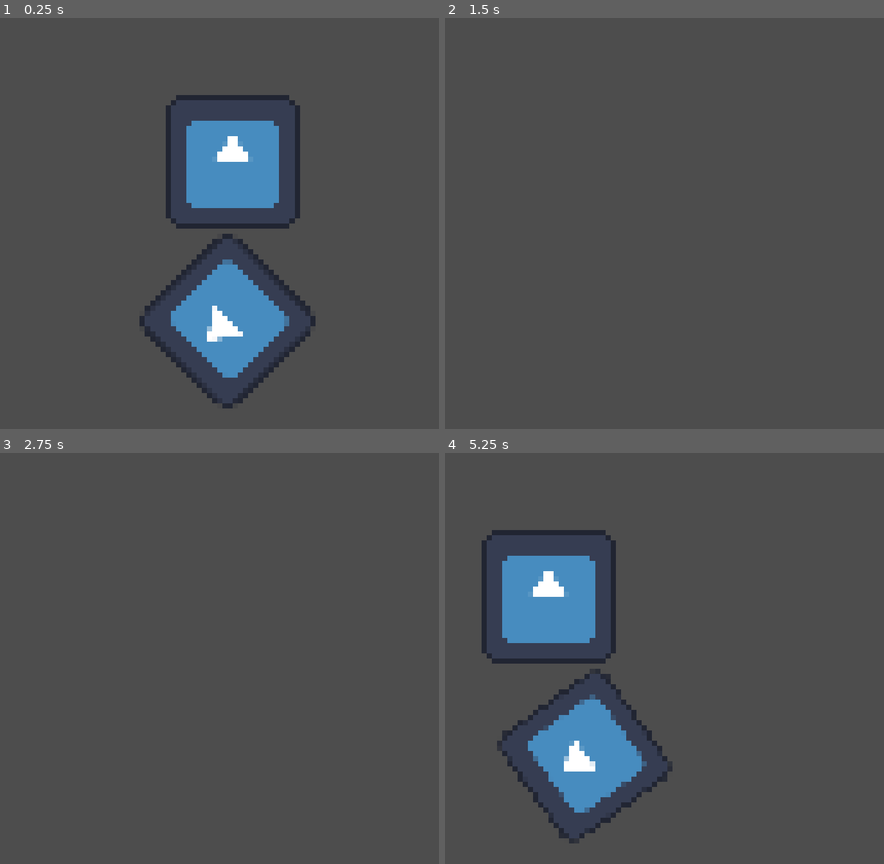
Above: before the commit, frames 1-4 (two rows, left to right).
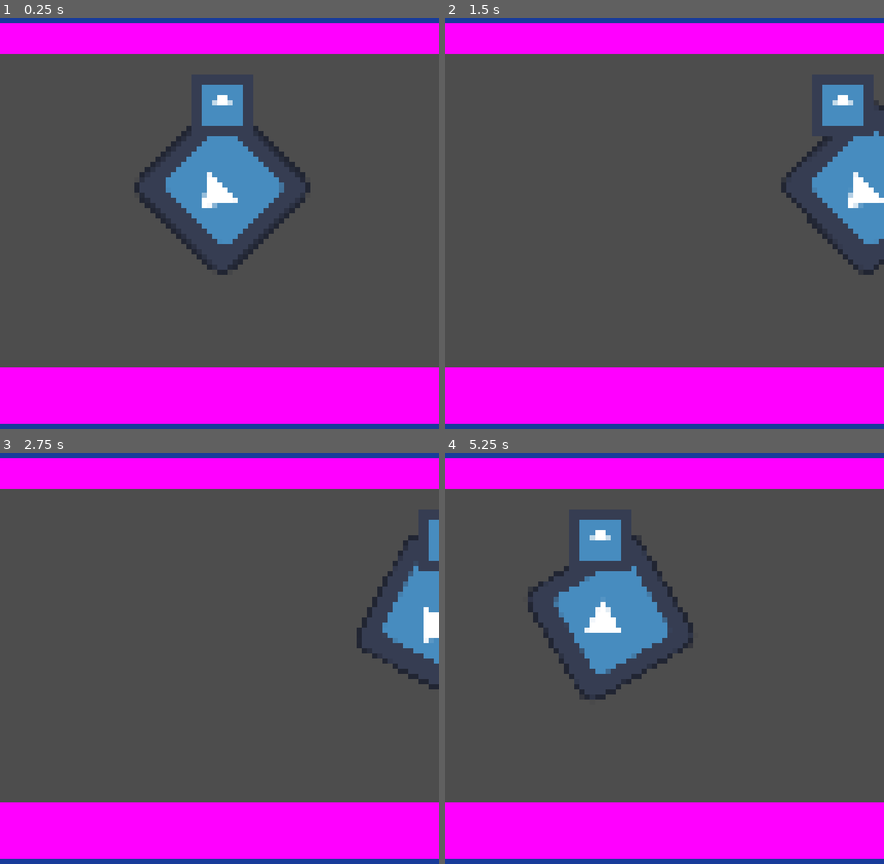
Above: after the commit, the same moments.

Repository: ThisIsL3TUM/Global-Gay-Jam-2025
Game: Godot game, scene res://mainScene.tscn
Same seed, same stepped clock (60 frames per second), same inputs: the game is played once before the commit and once after it. Before the commit the project starts from res://physics.tscn. The engine's default icon, where the game draws it, is replaced by a stand-in: a white triangle on a blue panel in a dark square.
Inputs:
- Up to frame 1 (0.25 s): no input
- Up to frame 2 (1.5 s): tap Enter at 0.5 s; hold D (right) 0.53-1.28 s; hold A (left) from 1.28 s (still down)
- Up to frame 3 (2.75 s): release A (left) at 2.03 s; hold D (right) from 2.03 s (still down)
- Up to frame 4 (5.25 s): release D (right) at 3.53 s; hold A (left) from 3.53 s (still down)

The runs differ from the first frame. In frame 1, 35% of the frame differs, in the area x 0-100%, y 0-100%; in frame 2, 28%; in frame 3, 27%; in frame 4, 38%.

Commit message:
ADDED FRAME
-> added frame to simulate screen on the game

Diff:
--- a/mainScene.tscn
+++ b/mainScene.tscn
@@ -1,18 +1,22 @@
-[gd_scene load_steps=7 format=3 uid="uid://bmwtqy4h57dmq"]
+[gd_scene load_steps=8 format=3 uid="uid://bmwtqy4h57dmq"]
 
 [ext_resource type="Texture2D" uid="uid://cw0feuepqvfm" path="res://icon.svg" id="1_3rkj3"]
-[ext_resource type="Script" path="res://scripts/claw.gd" id="2_4ito3"]
+[ext_resource type="PackedScene" uid="uid://cshv3pv637r8o" path="res://physics.tscn" id="2_q43hf"]
 
 [sub_resource type="RectangleShape2D" id="RectangleShape2D_jk5r3"]
 size = Vector2(130, 132)
-
-[sub_resource type="RectangleShape2D" id="RectangleShape2D_m2ujs"]
-size = Vector2(136, 138)
 
 [sub_resource type="RectangleShape2D" id="RectangleShape2D_dvsgr"]
 size = Vector2(286, 30)
 
 [sub_resource type="PlaceholderTexture2D" id="PlaceholderTexture2D_v7fxd"]
+
+[sub_resource type="SegmentShape2D" id="SegmentShape2D_ce2fg"]
+a = Vector2(0, -87)
+b = Vector2(0, 88)
+
+[sub_resource type="RectangleShape2D" id="RectangleShape2D_yyv0f"]
+size = Vector2(285, 8)
 
 [node name="Node2D" type="Node2D"]
 
@@ -30,19 +34,6 @@
 [node name="PinJoint2D" type="PinJoint2D" parent="."]
 position = Vector2(651, 122)
 
-[node name="Area2D" type="Area2D" parent="."]
-position = Vector2(0, -3)
-scale = Vector2(0.4, 0.4)
-script = ExtResource("2_4ito3")
-
-[node name="CollisionShape2D" type="CollisionShape2D" parent="Area2D"]
-position = Vector2(0, -80)
-shape = SubResource("RectangleShape2D_m2ujs")
-
-[node name="Sprite2D" type="Sprite2D" parent="Area2D"]
-position = Vector2(0, -77.5)
-texture = ExtResource("1_3rkj3")
-
 [node name="Camera2D" type="Camera2D" parent="."]
 zoom = Vector2(0.5, 0.5)
 
@@ -50,7 +41,6 @@
 
 [node name="CollisionShape2D" type="CollisionShape2D" parent="Rail Prototype"]
 position = Vector2(0, -76)
-scale = Vector2(1, 1)
 shape = SubResource("RectangleShape2D_dvsgr")
 
 [node name="Sprite2D" type="Sprite2D" parent="Rail Prototype"]
@@ -58,14 +48,65 @@
 scale = Vector2(286, 22)
 texture = SubResource("PlaceholderTexture2D_v7fxd")
 
-[node name="Rail Prototype2" type="StaticBody2D" parent="."]
+[node name="Comand Prototype" type="StaticBody2D" parent="."]
 
-[node name="CollisionShape2D" type="CollisionShape2D" parent="Rail Prototype2"]
+[node name="CollisionShape2D" type="CollisionShape2D" parent="Comand Prototype"]
 position = Vector2(0, 72)
-scale = Vector2(1, 1)
 shape = SubResource("RectangleShape2D_dvsgr")
 
-[node name="Sprite2D" type="Sprite2D" parent="Rail Prototype2"]
+[node name="Sprite2D" type="Sprite2D" parent="Comand Prototype"]
 position = Vector2(-143, 57)
 scale = Vector2(286, 31)
 texture = SubResource("PlaceholderTexture2D_v7fxd")
+
+[node name="Node2D" parent="." instance=ExtResource("2_q43hf")]
+position = Vector2(-2, -35)
+scale = Vector2(0.5, 0.5)
+
+[node name="Frame" type="StaticBody2D" parent="."]
+
+[node name="CollisionShape2D" type="CollisionShape2D" parent="Frame"]
+position = Vector2(142, 0)
+shape = SubResource("SegmentShape2D_ce2fg")
+debug_color = Color(0.036, 0.526, 1, 0.313)
+
+[node name="Polygon2D" type="Polygon2D" parent="Frame/CollisionShape2D"]
+position = Vector2(-0.5, 170.373)
+scale = Vector2(1.5, 41.3116)
+color = Color(0.0864397, 0.222714, 0.567856, 1)
+polygon = PackedVector2Array(-1, -6, -1, -6.06061, 1, -6, 1, -6, 1, -5.47746, 1, -2, 0.0245237, -2, -1, -2, -1, -5.8165)
+
+[node name="Frame2" type="StaticBody2D" parent="."]
+
+[node name="CollisionShape2D" type="CollisionShape2D" parent="Frame2"]
+position = Vector2(-140, 4)
+shape = SubResource("SegmentShape2D_ce2fg")
+debug_color = Color(0.036, 0.526, 1, 0.313)
+
+[node name="Polygon2D" type="Polygon2D" parent="Frame2/CollisionShape2D"]
+position = Vector2(-2, 165)
+scale = Vector2(1.5, 41.3116)
+color = Color(0.0793417, 0.209598, 0.539938, 1)
+polygon = PackedVector2Array(-1, -6, -1, -6.06061, 1, -6, 1, -6, 1, -5.47746, 0.999992, -4.00284, 0.66671, -3.65515, 0.999992, -3.36471, 1, -2, 0.0245237, -2, -1, -2, -1, -3.58481, -1, -4.03817, -1, -4.45803, -1, -5.8165)
+
+[node name="Frame3" type="StaticBody2D" parent="."]
+
+[node name="CollisionShape2D" type="CollisionShape2D" parent="Frame3"]
+position = Vector2(1, 83)
+shape = SubResource("RectangleShape2D_yyv0f")
+
+[node name="Polygon2D" type="Polygon2D" parent="Frame3"]
+position = Vector2(2, 11)
+color = Color(0.0942881, 0.238644, 0.60453, 1)
+polygon = PackedVector2Array(-142, 68, -142, 68, -142, 71.6101, -142, 76, 142, 76, 142, 68)
+
+[node name="Frame4" type="StaticBody2D" parent="."]
+
+[node name="CollisionShape2D" type="CollisionShape2D" parent="Frame4"]
+position = Vector2(1, -79)
+shape = SubResource("RectangleShape2D_yyv0f")
+
+[node name="Polygon2D" type="Polygon2D" parent="Frame4"]
+position = Vector2(0, -153)
+color = Color(0.0942881, 0.238644, 0.60453, 1)
+polygon = PackedVector2Array(-142, 68, -142, 68, -142, 71.6101, -142, 76, 142, 76, 142, 68, -67.25, 68)
--- a/project.godot
+++ b/project.godot
@@ -11,7 +11,7 @@
 [application]
 
 config/name="global gaym jam 2025"
-run/main_scene="res://physics.tscn"
+run/main_scene="res://mainScene.tscn"
 config/features=PackedStringArray("4.3", "Forward Plus")
 config/icon="res://icon.svg"
 
Not shown: 1 places in physics.tscn that only renumber resources
